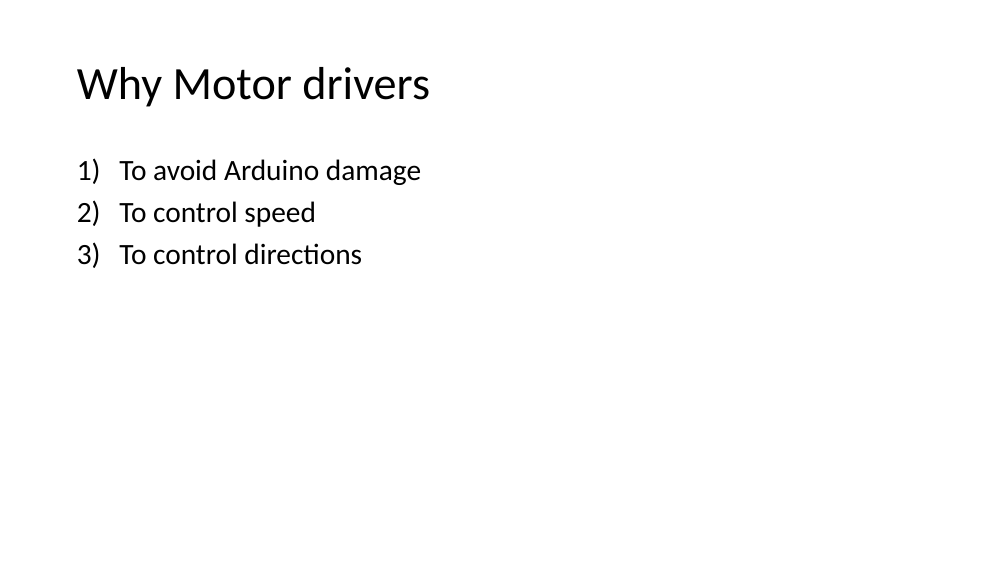
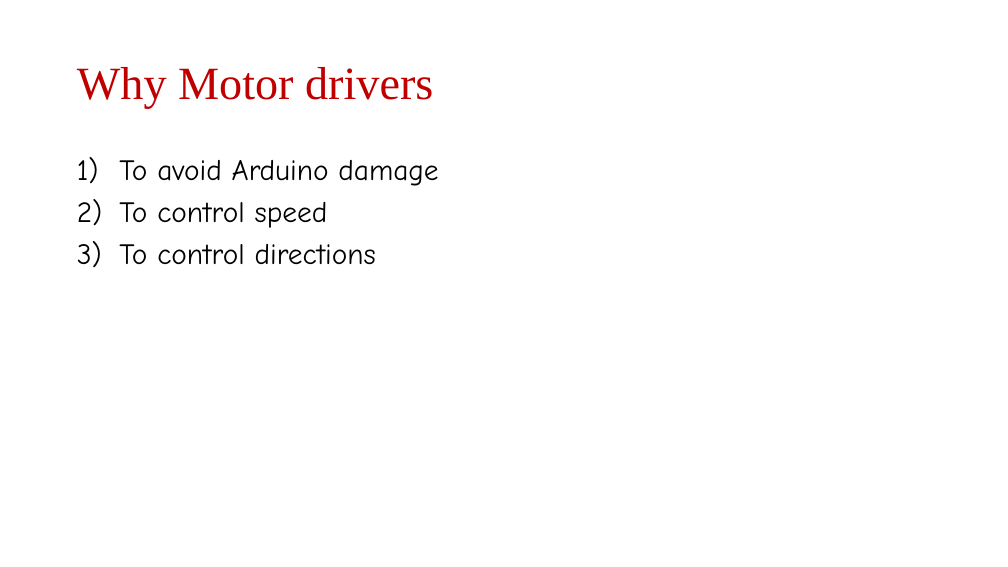
Before and after one commit to abadr99/Arduino_AZEX_24, a slide deck: slide 26 of Workshop_Presentation.pptx. Drawn at 1008x567 pixels with LibreOffice and Linux fonts; fonts in the diff are those of the drawing. Boxes give left, top, right and bottom in pixels: in the first picture for what was removed or moved away, otherwise in the second. Text is boxed around its words. In the diff, an @@ line names an element or a change of style, - is before the commit and + after.

```diff
--- a/Workshop_Presentation.pptx
+++ b/Workshop_Presentation.pptx
@@ title "Why Motor drivers" at (77,67,433,109): font Calibri to Times New Roman, text colour #000000 to #C00000 @@
@@ text "To avoid Arduino damage" at (119,160,438,265): font Calibri to Comic Neue @@
```
Also in this commit, not shown: 27 other slides changed.
